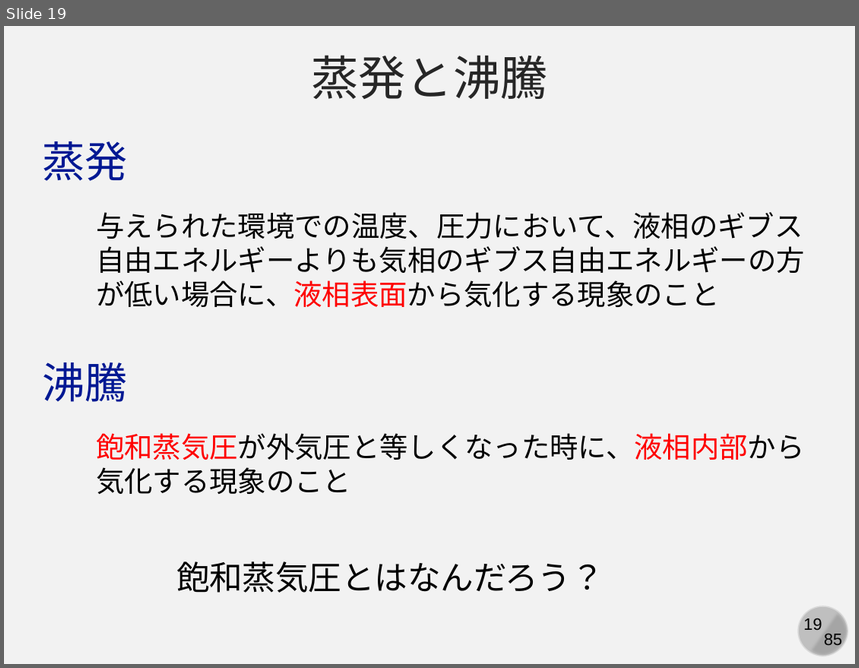
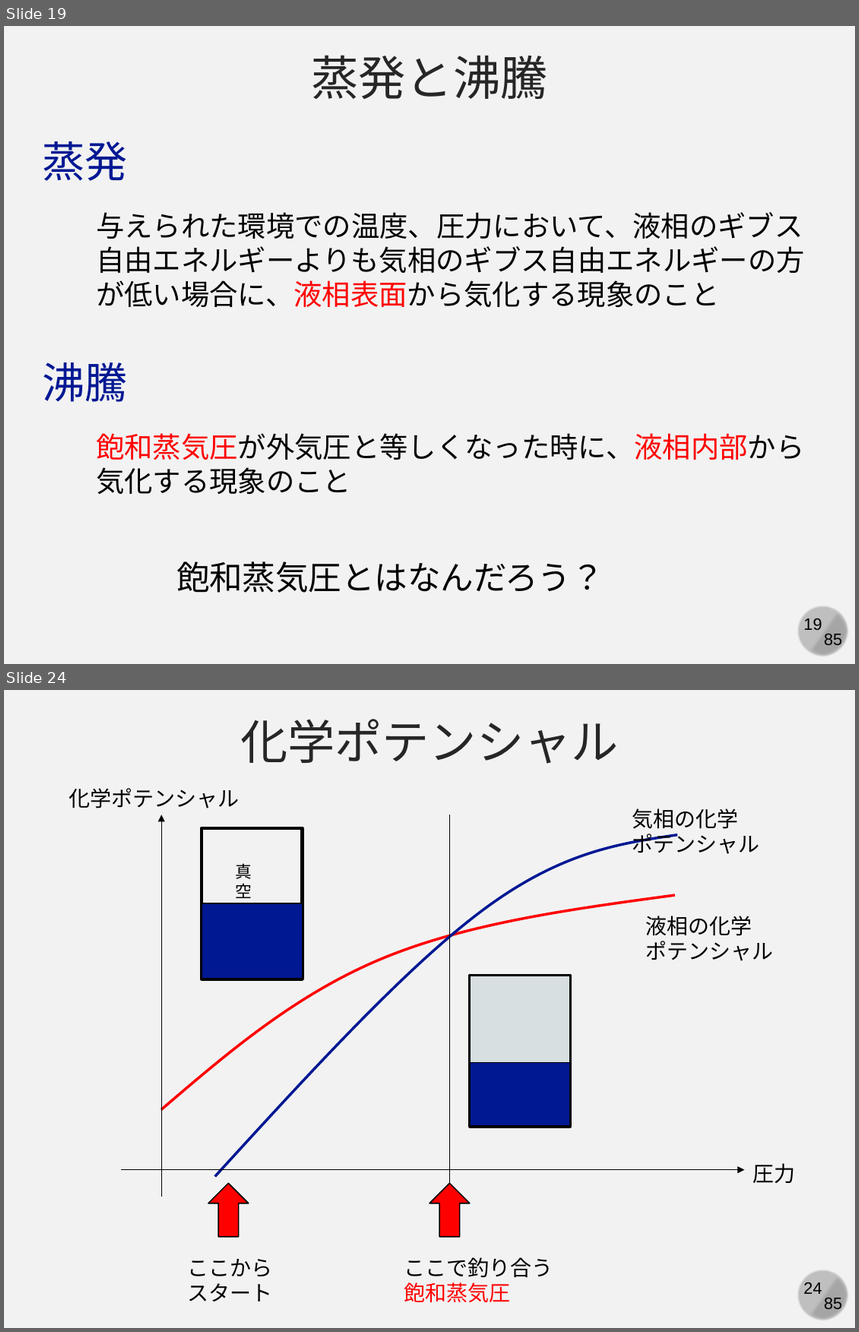
Before and after one commit to kaityo256/yamagata2022, a slide deck: 05_md_advanced/yamagata05.pptx. Shown one above the other, each under a label of ours: slide 19 before the commit, slides 19 and 24 after it; the slides between them are not shown. The pictures are 859x668 and 859x1332 pixels, drawn with LibreOffice and Linux fonts; fonts in the diff are those of the drawing. Boxes give left, top, right and bottom in pixels: in the first picture for what was removed or moved away, otherwise in the second. Text is boxed around its words. In the diff, an @@ line names an element or a change of style, - is before the commit and + after.

```diff
--- a/05_md_advanced/yamagata05.pptx
+++ b/05_md_advanced/yamagata05.pptx
@@ slide 24 added at [4,690,855,1328], background #F2F2F2; not listed: 4 template elements that a slide beside it also shows @@
@@ text added at [240,719,618,764], 40 pt, text #262626 @@
+化学ポテンシャル
@@ text added at [69,788,240,809], 18 pt, text #000000 @@
+化学ポテンシャル
@@ arrow added from (161, 1196) to (161, 815), #000000 0.5 pt @@
@@ line added from (450, 815) to (450, 1184), #000000 0.5 pt @@
@@ text added at [633,809,760,854], 18 pt, text #000000 @@
+気相の化学
+ポテンシャル
@@ rectangle added at [202,828,302,979], outline #000000 3 pt @@
@@ freeform shape added at [215,834,677,1177], outline #011893 2.25 pt @@
@@ text added at [235,863,252,898], 14 pt, text #000000 @@
+真空
@@ freeform shape added at [161,895,675,1110], outline #FF0000 2.25 pt @@
@@ rectangle added at [202,904,302,980], fill #011893, outline #000000 1 pt @@
@@ text added at [645,916,773,961], 18 pt, text #000000 @@
+液相の化学
+ポテンシャル
@@ rectangle added at [470,976,570,1127], outline #000000 3 pt @@
@@ rectangle added at [470,976,570,1063], fill #D7DFE1, outline #000000 1 pt @@
@@ rectangle added at [470,1063,570,1127], fill #011893, outline #000000 1 pt @@
@@ text added at [753,1163,796,1183], 18 pt, text #000000 @@
+圧力
@@ arrow added from (122, 1170) to (744, 1170), #000000 0.5 pt @@
@@ up arrow added at [208,1184,248,1237], fill #FF0000, outline #000000 1 pt @@
@@ up arrow added at [430,1184,470,1237], fill #FF0000, outline #000000 1 pt @@
@@ text added at [187,1259,272,1302], 18 pt, text #000000 @@
+ここから
+スタート
@@ text added at [405,1258,553,1303], 18 pt, text #000000 @@
+ここで釣り合う
+飽和蒸気圧
```
Also in this commit, not shown: 2 slides changed, 6 other slides added.
